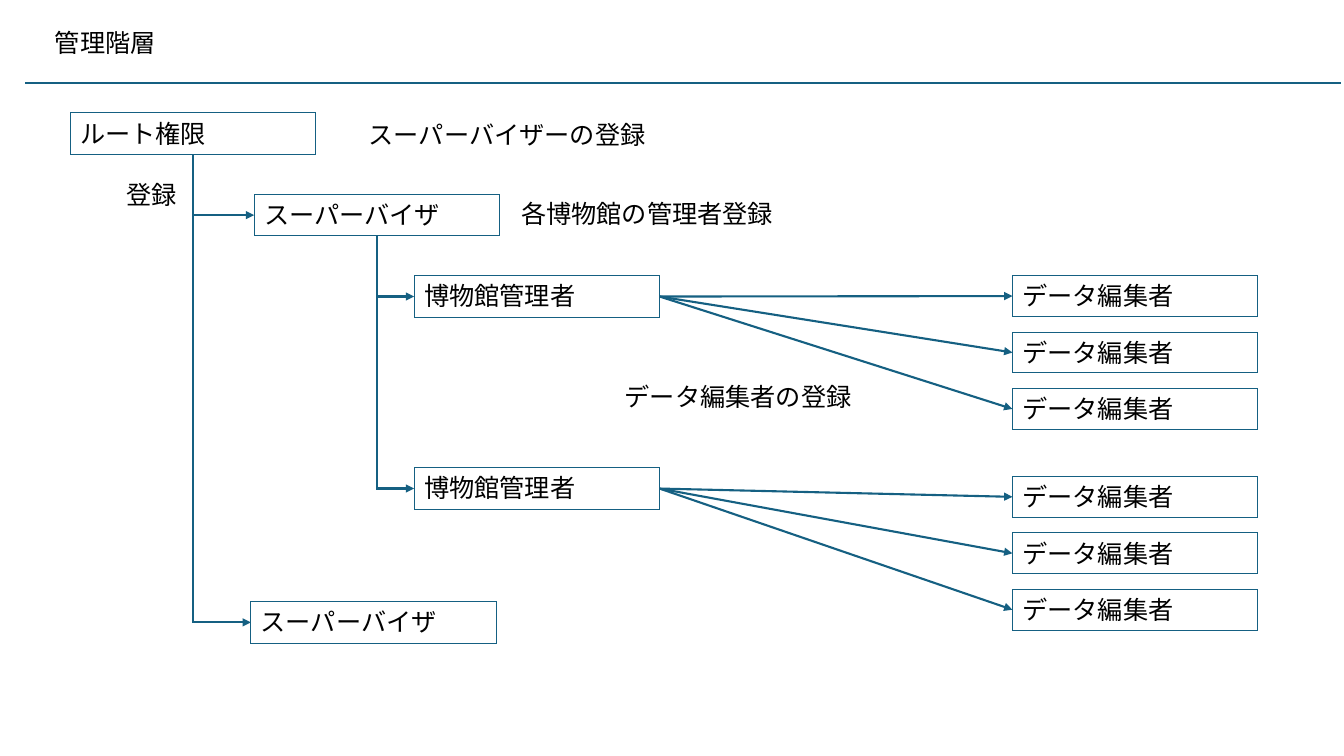
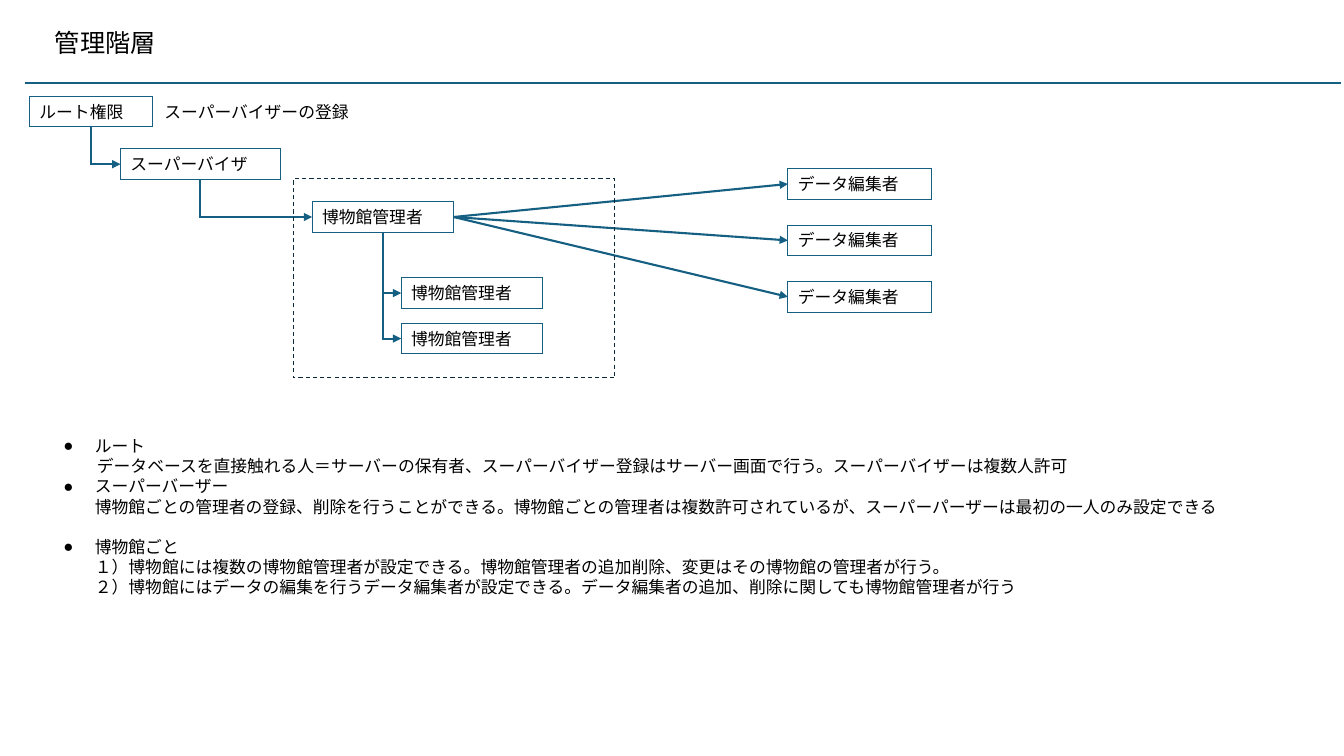
Before and after one commit to kaze-lab/museum_app_proj, a slide deck: slide 6 of 展示物アプリ仕様.pptx. Drawn at 1344x756 pixels with LibreOffice and Linux fonts; fonts in the diff are those of the drawing. Boxes give left, top, right and bottom in pixels: in the first picture for what was removed or moved away, otherwise in the second. Text is boxed around its words. In the diff, an @@ line names an element or a change of style, - is before the commit and + after.

Commit message:
edit追加

```diff
--- a/展示物アプリ仕様.pptx
+++ b/展示物アプリ仕様.pptx
@@ rectangle "ルート権限": place and size @@
-rectangle "ルート権限" at (71,113,316,154)
+rectangle "ルート権限" at (29,97,152,127)
@@ text "スーパーバイザーの登録": place and size @@
-text "スーパーバイザーの登録" at (369,122,646,146)
+text "スーパーバイザーの登録" at (164,104,348,120)
@@ elbow arrow moved from (193, 154) - (251, 622) to (91, 127) - (121, 164) @@
@@ rectangle "スーパーバイザ": place and size @@
-rectangle "スーパーバイザ" at (254,195,499,236)
+rectangle "スーパーバイザ" at (121,149,281,179)
@@ elbow arrow moved from (193, 154) - (254, 215) to (201, 179) - (313, 217) @@
@@ rectangle added at (293,178,615,378), outline #092A39 0.75 pt dashed @@
@@ rectangle "データ編集者": place and size @@
-rectangle "データ編集者" at (1012,276,1257,317)
+rectangle "データ編集者" at (788,168,932,199)
@@ text removed at (127,182,177,206) @@
-登録
@@ rectangle "博物館管理者": place and size @@
-rectangle "博物館管理者" at (414,276,659,318)
+rectangle "博物館管理者" at (313,202,454,232)
@@ arrow moved from (659, 296) - (1012, 296) to (454, 217) - (788, 185) @@
@@ text removed at (521,201,773,225) @@
-各博物館の管理者登録
@@ elbow arrow moved from (377, 236) - (414, 296) to (383, 232) - (401, 293) @@
@@ elbow arrow moved from (377, 236) - (414, 489) to (383, 232) - (401, 339) @@
@@ arrow moved from (659, 296) - (1012, 409) to (454, 217) - (788, 296) @@
@@ arrow moved from (659, 296) - (1012, 353) to (454, 217) - (788, 241) @@
@@ rectangle "データ編集者": place and size @@
-rectangle "データ編集者" at (1012,333,1257,373)
+rectangle "データ編集者" at (788,225,932,255)
@@ rectangle added at (401,278,542,309), outline #156082 0.75 pt, 12 pt, text #000000 @@
+博物館管理者
@@ rectangle "データ編集者": place and size @@
-rectangle "データ編集者" at (1012,389,1257,430)
+rectangle "データ編集者" at (788,281,932,312)
@@ size 18 to 12 pt in 8 elements at (29,97,152,127), (121,149,281,179), (164,104,348,120), (313,202,454,232), (788,168,932,199), (788,225,932,255), (788,281,932,312), (401,324,542,354) @@
@@ rectangle "博物館管理者": place and size @@
-rectangle "博物館管理者" at (414,468,659,509)
+rectangle "博物館管理者" at (401,324,542,354)
@@ text removed at (625,384,852,408) @@
-データ編集者の登録
@@ text added at (95,439,1217,595), 12 pt, text #000000 @@
+● ルート
+データベースを直接触れる人＝サーバーの保有者、スーパーバイザー登録はサーバー画面で行う。スーパーバイザーは複数人許可
+● スーパーバーザー
+  博物館ごとの管理者の登録、削除を行うことができる。博物館ごとの管理者は複数許可されているが、スーパーパーザーは最初の一人のみ設定できる
+● 博物館ごと
+  １）博物館には複数の博物館管理者が設定できる。博物館管理者の追加削除、変更はその博物館の管理者が行う。
+  ２）博物館にはデータの編集を行うデータ編集者が設定できる。データ編集者の追加、削除に関しても博物館管理者が行う
@@ rectangle removed at (1012,477,1257,517) @@
-データ編集者
@@ arrow removed from (659, 489) to (1012, 497) @@
@@ arrow removed from (659, 489) to (1012, 554) @@
@@ arrow removed from (659, 489) to (1012, 610) @@
@@ rectangle removed at (1012,533,1257,574) @@
-データ編集者
@@ rectangle removed at (1012,590,1257,630) @@
-データ編集者
@@ rectangle removed at (251,602,496,643) @@
-スーパーバイザ
```
Also in this commit, not shown: 1 other slide changed, 1 slide added, 1 slide removed, 6 other files.
